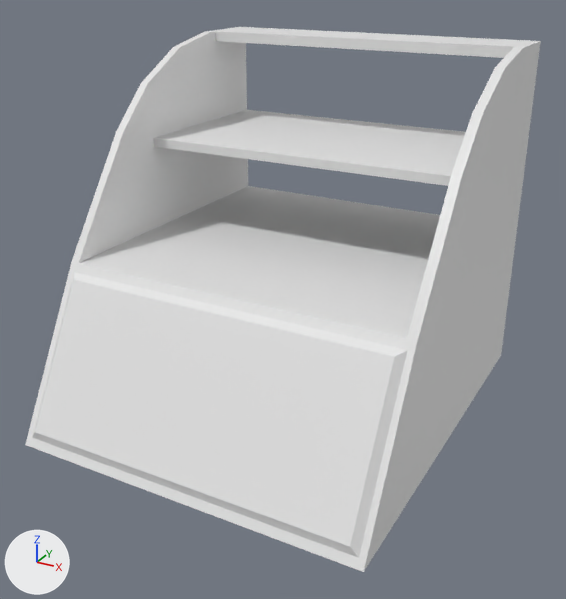
A saved change to the glTF model assets/tile_display_case_1.glb.
Rendered twice from a camera (50 mm lens) standing at (1.97, -3.78, 2.44) and looking at (0.04, -0.28, 0.69). Arrows for +X, +Y and +Z are at lower left; the lights stay in place. The first picture is the older version. Vertices at exactly the same position are counted once.

Objects in the first picture: 'tile_display_case'.
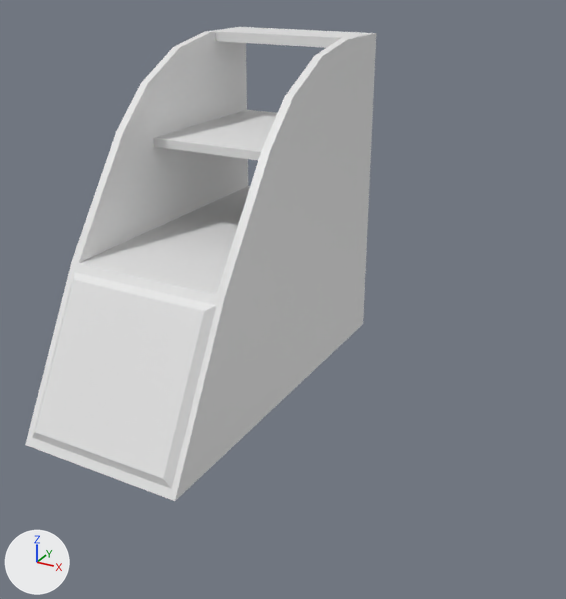
The newer file is also turned or shifted as a whole; pictures and numbers use the older file's frame.

Location of each change, [x1, y1, x2, y2] in pixels of the pictures (566 x 599 px; the box of a moved part takes in the faces that stretch with it):
'tile_display_case', reshaped (32% narrower, 13% shorter): before [25, 27, 541, 572]; after [25, 27, 376, 501]
part 1 of me_plane, moved or reshaped: before [162, 33, 541, 572]; after [162, 33, 376, 501]

What the commit changed:
me_plane is used by ob_tile_display_case; location (0.0, 0.0, 0.0).
me_plane had 66 vertices, 106 faces and spanned x -1.0..1.0, y -1.3..1.0, z 0.0..2.0.
me_plane now has 66 vertices, 106 faces and spans x -1.0..0.0, y -1.3..1.0, z 0.0..2.0.
me_plane part 1: all 33 vertices in x 0.93..1.0, y -1.3..1.0, z 0.0..2.0 are moved by (-1.0, 0.0, 0.0).
